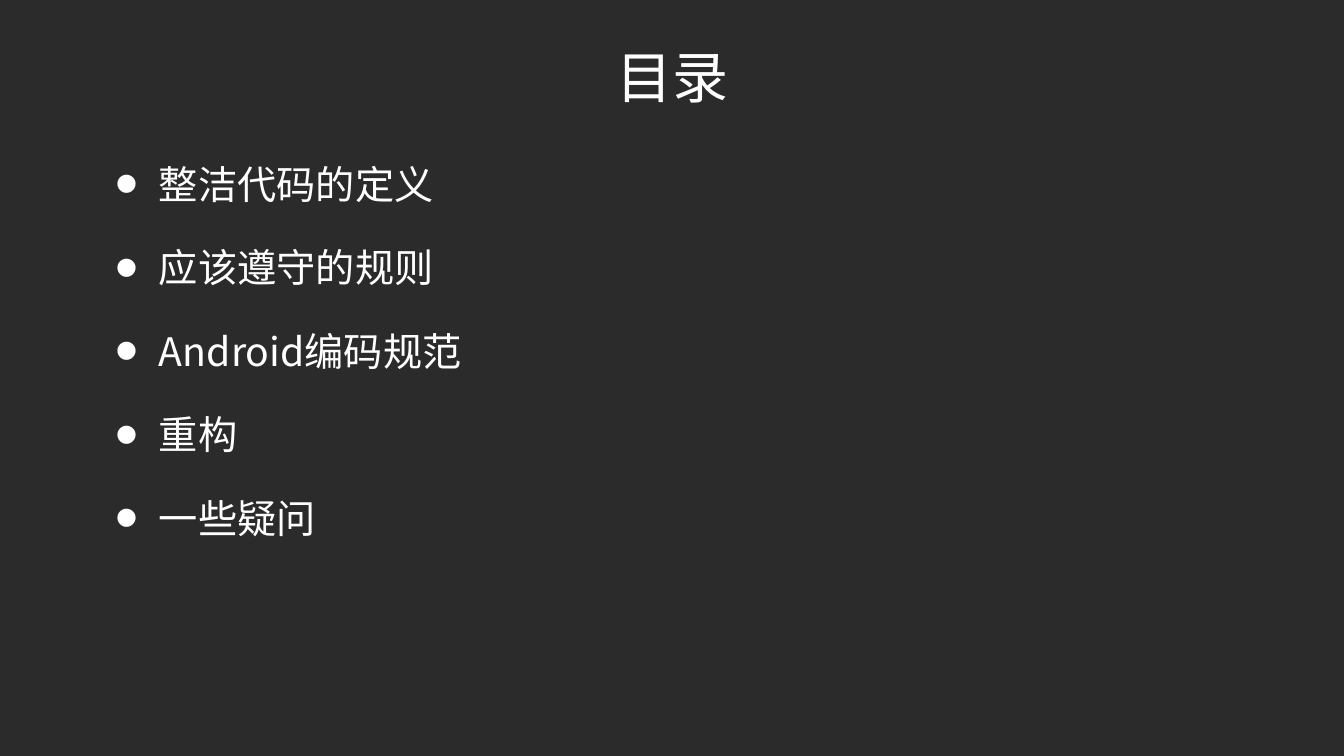
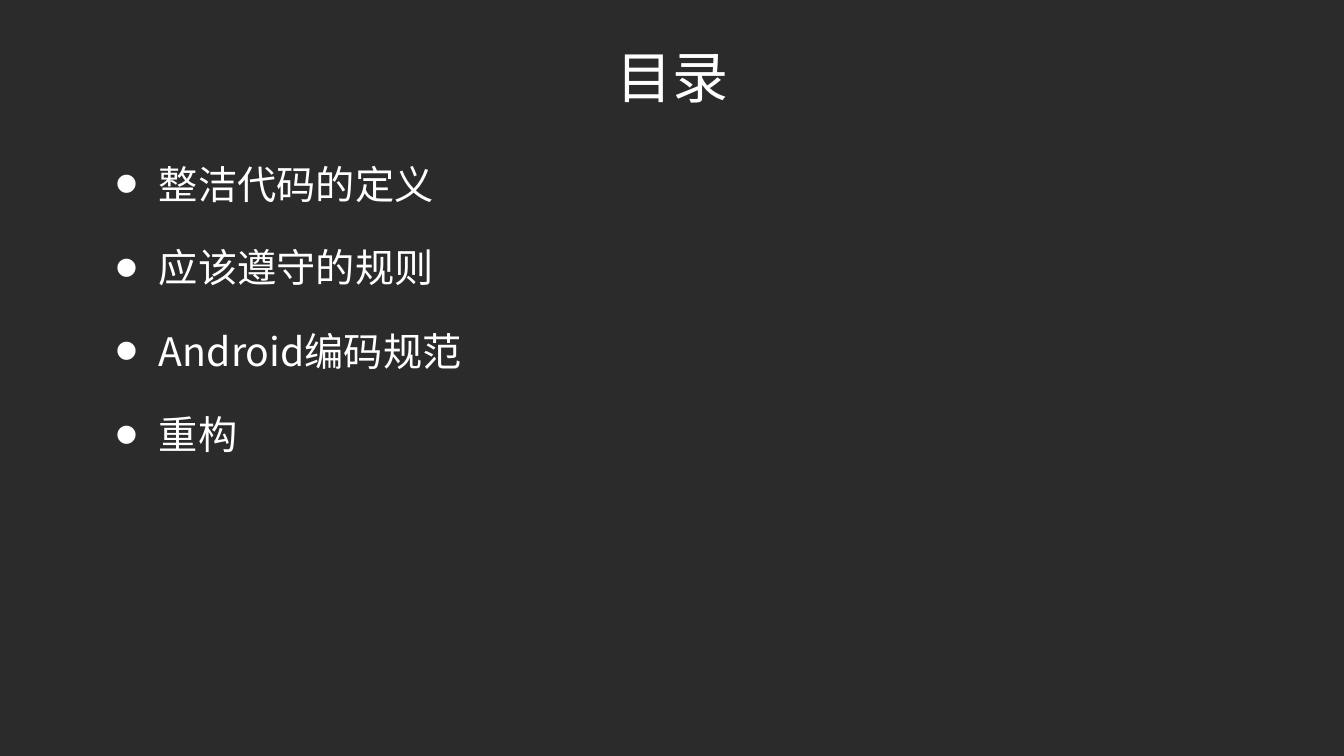
Before and after one commit to 541205249/demo_workspace, a slide deck: slide 2 of refactordemo/doc/Clean Code经验分享-贾宗艺.ppt. Drawn at 1344x756 pixels with LibreOffice and Linux fonts; fonts in the diff are those of the drawing; background and template pictures are left out; a plain dark background stands for a picture behind light text. Boxes give left, top, right and bottom in pixels: in the first picture for what was removed or moved away, otherwise in the second. Text is boxed around its words. In the diff, an @@ line names an element or a change of style, - is before the commit and + after.

Commit message:
111

```diff
--- a/refactordemo/doc/Clean Code经验分享-贾宗艺.ppt
+++ b/refactordemo/doc/Clean Code经验分享-贾宗艺.ppt
@@ text at <box>159,500,316,536</box>: paragraph removed @@
-• 一些疑问
```
Also in this commit, not shown: 1 slide removed.
